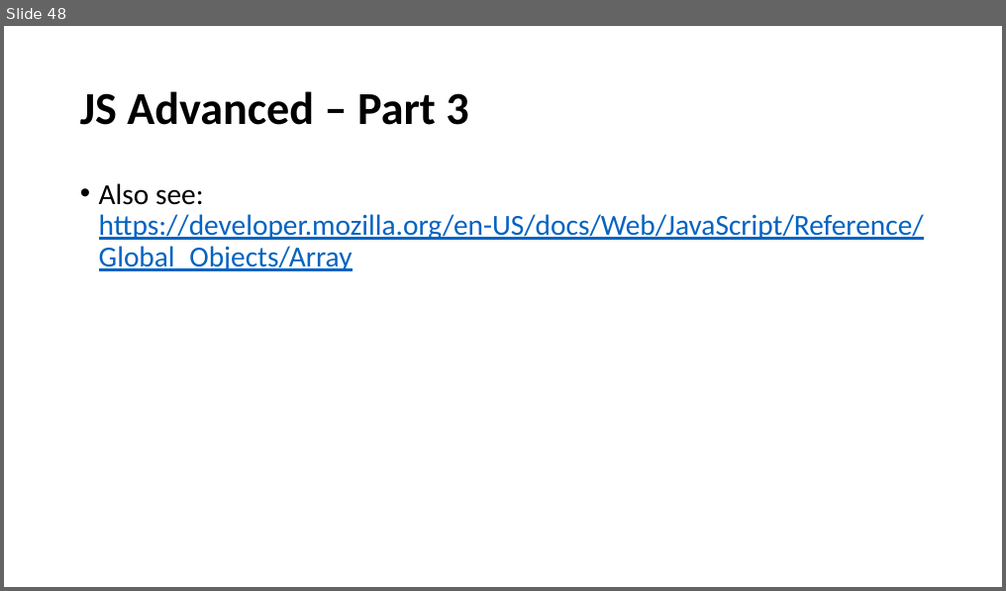
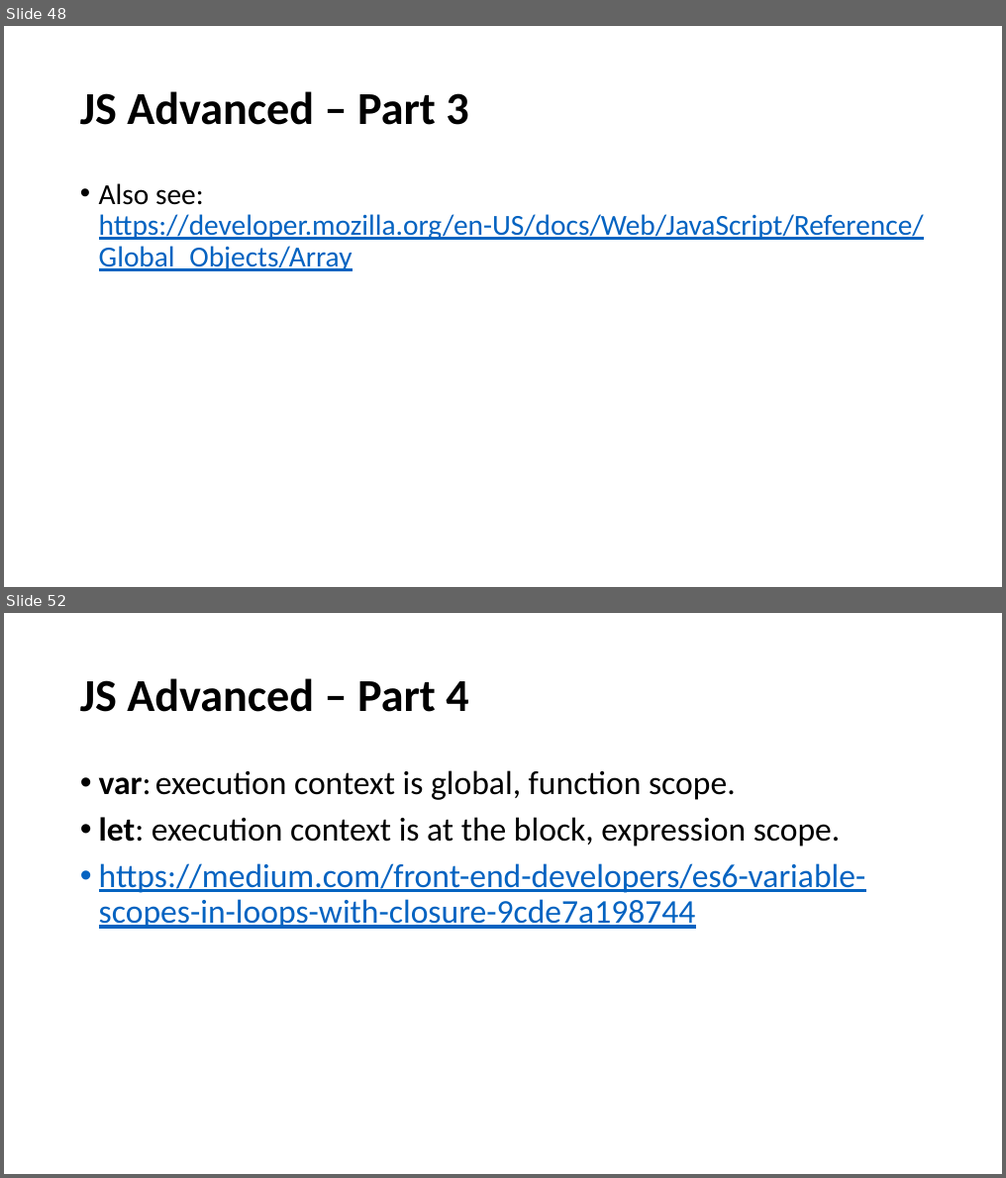
Before and after one commit to perl-easj/WebProg, a slide deck: 30_JavaScript/JavaScriptAdvanced.pptx. Shown one above the other, each under a label of ours: slide 48 before the commit, slides 48 and 52 after it; the slides between them are not shown. The pictures are 1006x591 and 1006x1178 pixels, drawn with LibreOffice and Linux fonts; fonts in the diff are those of the drawing. Boxes give left, top, right and bottom in pixels: in the first picture for what was removed or moved away, otherwise in the second. Text is boxed around its words. In the diff, an @@ line names an element or a change of style, - is before the commit and + after.

```diff
--- a/30_JavaScript/JavaScriptAdvanced.pptx
+++ b/30_JavaScript/JavaScriptAdvanced.pptx
@@ slide 52 added at bbox=[4, 613, 1002, 1174], background #FFFFFF @@
@@ title added at bbox=[80, 678, 468, 712], 44 pt, text #000000, bold @@
+JS Advanced – Part 4
@@ text added at bbox=[99, 770, 866, 929], 32 pt, text #0563C1, underline @@
+• var: execution context is global, function scope.
+• let: execution context is at the block, expression scope.
+• https://medium.com/front-end-developers/es6-variable-scopes-in-loops-with-closure-9cde7a198744
```
Also in this commit, not shown: 15 other slides added, 9 other files.
